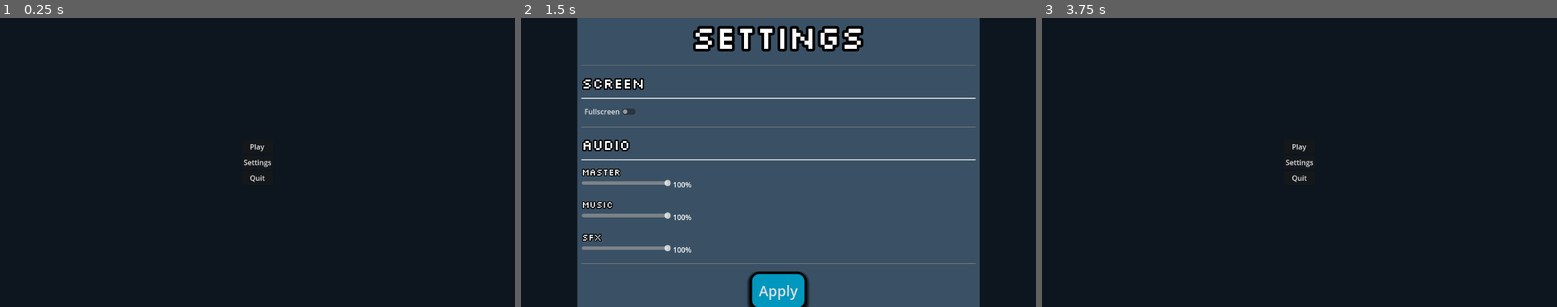
Above: before the commit, frames 1-3 (left to right).
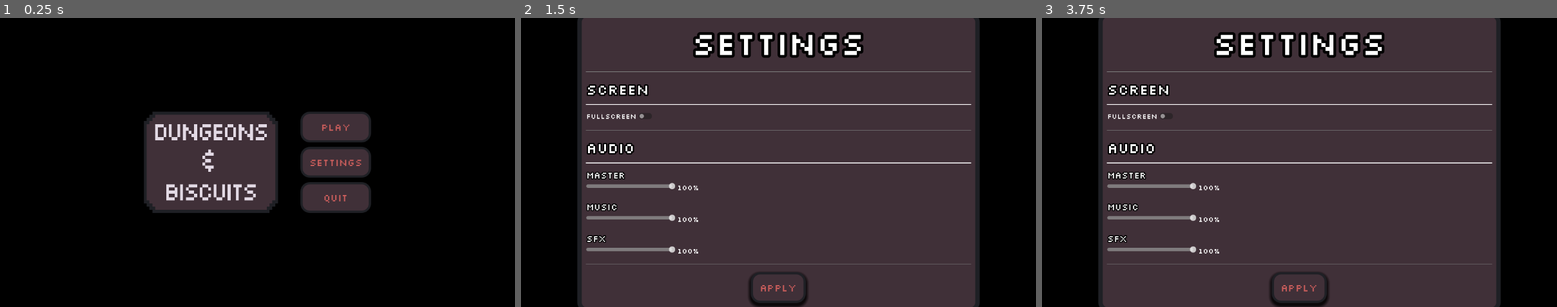
Above: after the commit, the same moments.

Repository: F3rnDev/BrackeysJam2025
Game: Godot game, scene res://Nodes/main_menu.tscn
Same seed, same stepped clock (60 frames per second), same inputs: the game is played once before the commit and once after it.
Inputs (mouse positions are in pixels of both pictures, inside the frame that each line leads up to):
- Up to frame 1 (0.25 s): no input
- Up to frame 2 (1.5 s): click "Settings" at 0.5 s; click "Play" at 1.25 s
- Up to frame 3 (3.75 s): click "Play" at 2 s; click "Apply" at 2.75 s; tap Enter at 3.5 s; move the mouse to (1412, 148) at 3.52 s; press the mouse at (1412, 148) at 3.53 s; hold D (Right) from 3.53 s (still down)

The runs differ from the first frame. In frame 1, 98% of the frame differs, in the area x 0-100%, y 0-100%; in frame 2, 99%; in frame 3, 97%.

Commit message:
[Add] Start main menu style

Diff:
--- a/Assets/Themes/Button/buttonHover.tres
+++ /dev/null
@@ -1,19 +0,0 @@
-[gd_resource type="StyleBoxFlat" format=3 uid="uid://kpqxvtykrvrs"]
-
-[resource]
-content_margin_left = 20.0
-content_margin_right = 20.0
-content_margin_bottom = 20.0
-bg_color = Color(0, 0.592157, 0.74902, 1)
-border_width_left = 10
-border_width_top = 10
-border_width_right = 10
-border_width_bottom = 10
-border_color = Color(1, 1, 1, 1)
-border_blend = true
-corner_radius_top_left = 20
-corner_radius_top_right = 20
-corner_radius_bottom_right = 20
-corner_radius_bottom_left = 20
-shadow_size = 8
-shadow_offset = Vector2(0, 5)
--- a/Assets/Themes/Button/buttonNormal.tres
+++ /dev/null
@@ -1,20 +0,0 @@
-[gd_resource type="StyleBoxFlat" format=3 uid="uid://detkooxb34tys"]
-
-[resource]
-content_margin_left = 20.0
-content_margin_top = 20.0
-content_margin_right = 20.0
-content_margin_bottom = 20.0
-bg_color = Color(0, 0.592157, 0.74902, 1)
-border_width_left = 5
-border_width_top = 5
-border_width_right = 5
-border_width_bottom = 5
-border_color = Color(0, 0, 0, 1)
-corner_radius_top_left = 20
-corner_radius_top_right = 20
-corner_radius_bottom_right = 20
-corner_radius_bottom_left = 20
-shadow_color = Color(0, 0, 0, 0.815686)
-shadow_size = 8
-shadow_offset = Vector2(0, 5)
--- a/Assets/Themes/Button/buttonPressed.tres
+++ /dev/null
@@ -1,13 +0,0 @@
-[gd_resource type="StyleBoxFlat" format=3 uid="uid://dmvtv5avj3ycb"]
-
-[resource]
-bg_color = Color(0, 0.592157, 0.74902, 1)
-border_width_left = 5
-border_width_top = 5
-border_width_right = 5
-border_width_bottom = 5
-border_blend = true
-corner_radius_top_left = 20
-corner_radius_top_right = 20
-corner_radius_bottom_right = 20
-corner_radius_bottom_left = 20
--- /dev/null
+++ b/Assets/Themes/geral_theme.tres
@@ -0,0 +1,88 @@
+[gd_resource type="Theme" load_steps=9 format=3 uid="uid://b180iuf8ql5ut"]
+
+[sub_resource type="StyleBoxEmpty" id="StyleBoxEmpty_0ixvn"]
+
+[sub_resource type="StyleBoxFlat" id="StyleBoxFlat_ixnyw"]
+content_margin_left = 20.0
+content_margin_top = 20.0
+content_margin_right = 20.0
+content_margin_bottom = 35.0
+bg_color = Color(0.501961, 0.301961, 0.32549, 1)
+border_width_left = 5
+border_width_top = 5
+border_width_right = 5
+border_width_bottom = 5
+border_color = Color(0.121569, 0.12549, 0.145098, 1)
+corner_radius_top_left = 20
+corner_radius_top_right = 20
+corner_radius_bottom_right = 20
+corner_radius_bottom_left = 20
+shadow_size = 8
+shadow_offset = Vector2(0, 5)
+
+[sub_resource type="StyleBoxFlat" id="StyleBoxFlat_mwgcy"]
+content_margin_left = 20.0
+content_margin_top = 20.0
+content_margin_right = 20.0
+content_margin_bottom = 20.0
+bg_color = Color(0.25098, 0.188235, 0.219608, 1)
+border_width_left = 5
+border_width_top = 5
+border_width_right = 5
+border_width_bottom = 5
+border_color = Color(0.121569, 0.12549, 0.145098, 1)
+corner_radius_top_left = 20
+corner_radius_top_right = 20
+corner_radius_bottom_right = 20
+corner_radius_bottom_left = 20
+shadow_color = Color(0, 0, 0, 0.815686)
+shadow_size = 8
+shadow_offset = Vector2(0, 5)
+
+[sub_resource type="StyleBoxFlat" id="StyleBoxFlat_cs7ql"]
+content_margin_left = 20.0
+content_margin_top = 20.0
+content_margin_right = 20.0
+content_margin_bottom = 20.0
+bg_color = Color(0.501961, 0.301961, 0.32549, 1)
+border_width_left = 5
+border_width_top = 5
+border_width_right = 5
+border_width_bottom = 5
+border_color = Color(0.121569, 0.12549, 0.145098, 1)
+corner_radius_top_left = 20
+corner_radius_top_right = 20
+corner_radius_bottom_right = 20
+corner_radius_bottom_left = 20
+
+[sub_resource type="StyleBoxEmpty" id="StyleBoxEmpty_mwgcy"]
+
+[sub_resource type="StyleBoxEmpty" id="StyleBoxEmpty_ixnyw"]
+
+[sub_resource type="StyleBoxEmpty" id="StyleBoxEmpty_cs7ql"]
+
+[sub_resource type="StyleBoxFlat" id="StyleBoxFlat_0ixvn"]
+bg_color = Color(0.25098, 0.188235, 0.219608, 1)
+border_width_left = 10
+border_width_top = 10
+border_width_right = 10
+border_width_bottom = 10
+border_color = Color(0.121569, 0.12549, 0.145098, 1)
+corner_radius_top_left = 20
+corner_radius_top_right = 20
+corner_radius_bottom_right = 20
+corner_radius_bottom_left = 20
+
+[resource]
+Button/colors/font_color = Color(0.796078, 0.368627, 0.360784, 1)
+Button/colors/font_hover_color = Color(0.25098, 0.188235, 0.219608, 1)
+Button/colors/font_pressed_color = Color(1, 1, 1, 1)
+Button/font_sizes/font_size = 22
+Button/styles/focus = SubResource("StyleBoxEmpty_0ixvn")
+Button/styles/hover = SubResource("StyleBoxFlat_ixnyw")
+Button/styles/normal = SubResource("StyleBoxFlat_mwgcy")
+Button/styles/pressed = SubResource("StyleBoxFlat_cs7ql")
+CheckButton/styles/hover = SubResource("StyleBoxEmpty_mwgcy")
+CheckButton/styles/normal = SubResource("StyleBoxEmpty_ixnyw")
+CheckButton/styles/pressed = SubResource("StyleBoxEmpty_cs7ql")
+PanelContainer/styles/panel = SubResource("StyleBoxFlat_0ixvn")
--- a/Assets/Themes/settingsContent.tres
+++ /dev/null
@@ -1,7 +0,0 @@
-[gd_resource type="Theme" load_steps=2 format=3 uid="uid://b1f7b8682u7o0"]
-
-[sub_resource type="StyleBoxFlat" id="StyleBoxFlat_8qtwp"]
-bg_color = Color(0.227759, 0.317794, 0.397998, 1)
-
-[resource]
-PanelContainer/styles/panel = SubResource("StyleBoxFlat_8qtwp")
--- a/Nodes/main_menu.tscn
+++ b/Nodes/main_menu.tscn
@@ -1,21 +1,17 @@
-[gd_scene load_steps=15 format=3 uid="uid://dtul3xn0156ts"]
+[gd_scene load_steps=12 format=3 uid="uid://dtul3xn0156ts"]
 
 [ext_resource type="Script" uid="uid://dsjj657c20m8u" path="res://Scripts/main_menu.gd" id="1_2445m"]
-[ext_resource type="Theme" uid="uid://b1f7b8682u7o0" path="res://Assets/Themes/settingsContent.tres" id="2_evfxc"]
+[ext_resource type="Theme" uid="uid://b180iuf8ql5ut" path="res://Assets/Themes/geral_theme.tres" id="1_evfxc"]
+[ext_resource type="Texture2D" uid="uid://dsrrgxvyev1we" path="res://Assets/Images/Logo.png" id="3_2445m"]
 [ext_resource type="LabelSettings" uid="uid://cfimeh5jlysyk" path="res://Assets/Themes/Label/titleScreen.tres" id="3_p0xwv"]
 [ext_resource type="LabelSettings" uid="uid://bs4aidgytqw7o" path="res://Assets/Themes/Label/titleSection.tres" id="4_nljct"]
 [ext_resource type="StyleBox" uid="uid://daxeqam8tecqd" path="res://Assets/Themes/separator.tres" id="5_txrji"]
 [ext_resource type="LabelSettings" uid="uid://udgs1rxpo3em" path="res://Assets/Themes/Label/option.tres" id="6_y6oel"]
-[ext_resource type="StyleBox" uid="uid://kpqxvtykrvrs" path="res://Assets/Themes/Button/buttonHover.tres" id="7_8fctq"]
-[ext_resource type="StyleBox" uid="uid://dmvtv5avj3ycb" path="res://Assets/Themes/Button/buttonPressed.tres" id="8_7fjs3"]
-[ext_resource type="StyleBox" uid="uid://detkooxb34tys" path="res://Assets/Themes/Button/buttonNormal.tres" id="9_hwro1"]
 [ext_resource type="AudioStream" uid="uid://u7p101xc14vv" path="res://Assets/Audio/Menu.mp3" id="10_pjnmr"]
 [ext_resource type="AudioStream" uid="uid://elbglqxdbvq4" path="res://Assets/Audio/UIAccept.mp3" id="11_v7py2"]
 [ext_resource type="AudioStream" uid="uid://5mv6kfwfqjju" path="res://Assets/Audio/UIMove.mp3" id="12_fher3"]
 
 [sub_resource type="StyleBoxEmpty" id="StyleBoxEmpty_cm266"]
-
-[sub_resource type="StyleBoxEmpty" id="StyleBoxEmpty_g8g3n"]
 
 [node name="MainMenu" type="Control"]
 layout_mode = 3
@@ -24,6 +20,7 @@
 anchor_bottom = 1.0
 grow_horizontal = 2
 grow_vertical = 2
+theme = ExtResource("1_evfxc")
 script = ExtResource("1_2445m")
 
 [node name="ColorRect" type="ColorRect" parent="."]
@@ -33,7 +30,7 @@
 anchor_bottom = 1.0
 grow_horizontal = 2
 grow_vertical = 2
-color = Color(0.0498451, 0.0848552, 0.116735, 1)
+color = Color(0, 0, 0, 1)
 
 [node name="CenterContainer" type="CenterContainer" parent="."]
 layout_mode = 1
@@ -43,20 +40,31 @@
 grow_horizontal = 2
 grow_vertical = 2
 
-[node name="VBoxContainer" type="VBoxContainer" parent="CenterContainer"]
-layout_mode = 2
-
-[node name="Play" type="Button" parent="CenterContainer/VBoxContainer"]
+[node name="HBoxContainer" type="HBoxContainer" parent="CenterContainer"]
+layout_mode = 2
+theme_override_constants/separation = 50
+
+[node name="TextureRect" type="TextureRect" parent="CenterContainer/HBoxContainer"]
+custom_minimum_size = Vector2(300, 200)
+layout_mode = 2
+texture = ExtResource("3_2445m")
+
+[node name="VBoxContainer2" type="VBoxContainer" parent="CenterContainer/HBoxContainer"]
+layout_mode = 2
+size_flags_horizontal = 4
+theme_override_constants/separation = 10
+
+[node name="Play" type="Button" parent="CenterContainer/HBoxContainer/VBoxContainer2"]
 unique_name_in_owner = true
 layout_mode = 2
 text = "Play"
 
-[node name="Settings" type="Button" parent="CenterContainer/VBoxContainer"]
+[node name="Settings" type="Button" parent="CenterContainer/HBoxContainer/VBoxContainer2"]
 unique_name_in_owner = true
 layout_mode = 2
 text = "Settings"
 
-[node name="Quit" type="Button" parent="CenterContainer/VBoxContainer"]
+[node name="Quit" type="Button" parent="CenterContainer/HBoxContainer/VBoxContainer2"]
 unique_name_in_owner = true
 layout_mode = 2
 text = "Quit"
@@ -81,7 +89,6 @@
 custom_minimum_size = Vector2(900, 600)
 layout_mode = 2
 mouse_filter = 2
-theme = ExtResource("2_evfxc")
 
 [node name="Margin" type="MarginContainer" parent="PanelSettings/PanelContainer"]
 layout_mode = 2
@@ -120,12 +127,18 @@
 [node name="SectionOptions" type="VBoxContainer" parent="PanelSettings/PanelContainer/Margin/Content/ScreenSection"]
 layout_mode = 2
 
-[node name="Fullscreen" type="CheckButton" parent="PanelSettings/PanelContainer/Margin/Content/ScreenSection/SectionOptions"]
+[node name="FullscreenOption" type="HBoxContainer" parent="PanelSettings/PanelContainer/Margin/Content/ScreenSection/SectionOptions"]
+layout_mode = 2
+
+[node name="Label" type="Label" parent="PanelSettings/PanelContainer/Margin/Content/ScreenSection/SectionOptions/FullscreenOption"]
+layout_mode = 2
+text = "Fullscreen"
+
+[node name="FullscreenCheckBox" type="CheckButton" parent="PanelSettings/PanelContainer/Margin/Content/ScreenSection/SectionOptions/FullscreenOption"]
 layout_mode = 2
 size_flags_horizontal = 0
 mouse_default_cursor_shape = 2
 theme_override_styles/focus = SubResource("StyleBoxEmpty_cm266")
-text = "Fullscreen"
 
 [node name="Separator2" type="HSeparator" parent="PanelSettings/PanelContainer/Margin/Content"]
 layout_mode = 2
@@ -224,12 +237,6 @@
 [node name="Apply" type="Button" parent="PanelSettings/PanelContainer/Margin/Content"]
 layout_mode = 2
 size_flags_horizontal = 4
-mouse_default_cursor_shape = 2
-theme_override_font_sizes/font_size = 32
-theme_override_styles/focus = SubResource("StyleBoxEmpty_g8g3n")
-theme_override_styles/hover = ExtResource("7_8fctq")
-theme_override_styles/pressed = ExtResource("8_7fjs3")
-theme_override_styles/normal = ExtResource("9_hwro1")
 text = "Apply"
 
 [node name="Audio" type="Node" parent="."]
@@ -237,21 +244,24 @@
 [node name="Music" type="AudioStreamPlayer" parent="Audio"]
 stream = ExtResource("10_pjnmr")
 autoplay = true
+bus = &"Music"
 
 [node name="SFX_UI_accept" type="AudioStreamPlayer" parent="Audio"]
 unique_name_in_owner = true
 stream = ExtResource("11_v7py2")
+bus = &"SFX"
 
 [node name="SFX_UI_move" type="AudioStreamPlayer" parent="Audio"]
 unique_name_in_owner = true
 stream = ExtResource("12_fher3")
-
-[connection signal="mouse_entered" from="CenterContainer/VBoxContainer/Play" to="Audio/SFX_UI_move" method="play" binds= [0.0]]
-[connection signal="mouse_entered" from="CenterContainer/VBoxContainer/Settings" to="Audio/SFX_UI_move" method="play" binds= [0.0]]
-[connection signal="pressed" from="CenterContainer/VBoxContainer/Settings" to="PanelSettings" method="show"]
-[connection signal="pressed" from="CenterContainer/VBoxContainer/Settings" to="PanelSettings" method="set_mouse_filter" binds= [0]]
-[connection signal="mouse_entered" from="CenterContainer/VBoxContainer/Quit" to="Audio/SFX_UI_move" method="play" binds= [0.0]]
-[connection signal="toggled" from="PanelSettings/PanelContainer/Margin/Content/ScreenSection/SectionOptions/Fullscreen" to="." method="_on_fullscreen_toggled"]
+bus = &"SFX"
+
+[connection signal="mouse_entered" from="CenterContainer/HBoxContainer/VBoxContainer2/Play" to="Audio/SFX_UI_move" method="play" binds= [0.0]]
+[connection signal="mouse_entered" from="CenterContainer/HBoxContainer/VBoxContainer2/Settings" to="Audio/SFX_UI_move" method="play" binds= [0.0]]
+[connection signal="pressed" from="CenterContainer/HBoxContainer/VBoxContainer2/Settings" to="PanelSettings" method="show"]
+[connection signal="pressed" from="CenterContainer/HBoxContainer/VBoxContainer2/Settings" to="PanelSettings" method="set_mouse_filter" binds= [0]]
+[connection signal="mouse_entered" from="CenterContainer/HBoxContainer/VBoxContainer2/Quit" to="Audio/SFX_UI_move" method="play" binds= [0.0]]
+[connection signal="toggled" from="PanelSettings/PanelContainer/Margin/Content/ScreenSection/SectionOptions/FullscreenOption/FullscreenCheckBox" to="." method="_on_fullscreen_toggled"]
 [connection signal="value_changed" from="PanelSettings/PanelContainer/Margin/Content/AudioSection/SectionOptions/Master/SliderMaster/SliderMaster" to="." method="_on_slider_master_value_changed"]
 [connection signal="value_changed" from="PanelSettings/PanelContainer/Margin/Content/AudioSection/SectionOptions/Music/SliderMusic/SliderMusic" to="." method="_on_slider_music_value_changed"]
 [connection signal="value_changed" from="PanelSettings/PanelContainer/Margin/Content/AudioSection/SectionOptions/SFX/SliderSFX/SliderSFX" to="." method="_on_slider_sfx_value_changed"]
--- a/Scripts/main_menu.gd
+++ b/Scripts/main_menu.gd
@@ -34,6 +34,10 @@
 	MUSIC_AUDIO_ID = AudioServer.get_bus_index(MUSIC_AUDIO_NAME)
 	SFX_AUDIO_ID = AudioServer.get_bus_index(SFX_AUDIO_NAME)
 
+	# Verification web
+	if (OS.has_feature("web")):
+		quitBtn.queue_free()
+
 func play():
 	get_tree().change_scene_to_file("res://Nodes/defaultStage.tscn")
 
--- a/project.godot
+++ b/project.godot
@@ -24,6 +24,10 @@
 [global_group]
 
 Weapon=""
+
+[gui]
+
+theme/custom_font="uid://bm8vgllahxacy"
 
 [input]
 
Binary file added: Assets/Images/Logo.png
Not shown, added: Assets/Images/Logo.png.import
